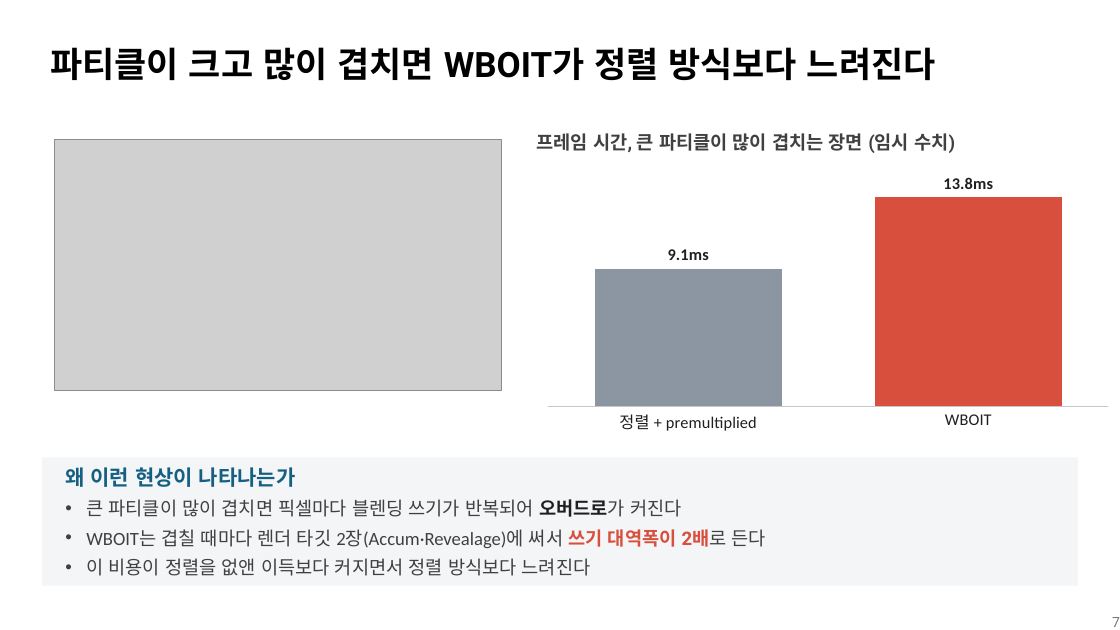
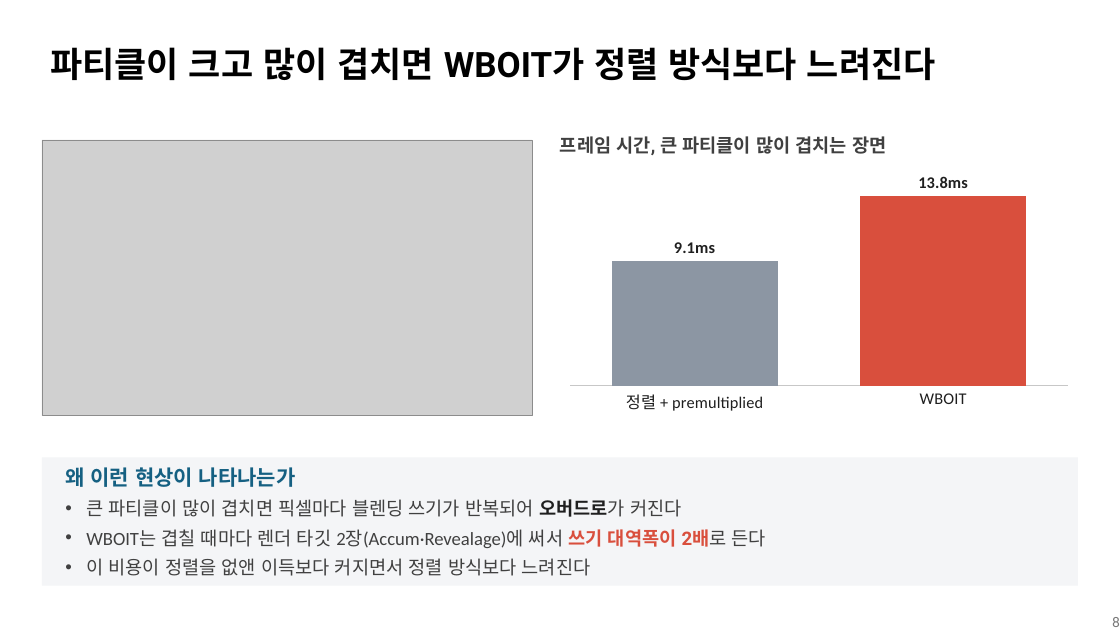
Before and after one commit to nyongnyon/Presentation-contents, a slide deck: slide 8 of 3주차 발표.pptx (slide 7 before the commit). Drawn at 1120x630 pixels with LibreOffice and Linux fonts; fonts in the diff are those of the drawing; grey boxes stand for pictures. Boxes give left, top, right and bottom in pixels: in the first picture for what was removed or moved away, otherwise in the second. Text is boxed around its words. In the diff, an @@ line names an element or a change of style, - is before the commit and + after.

```diff
--- a/3주차 발표.pptx
+++ b/3주차 발표.pptx
@@ picture: place and size @@
-picture at box(55, 139, 502, 391)
+picture at box(42, 140, 532, 416)
@@ text at box(560, 136, 886, 155): text changed @@
-프레임 시간, 큰 파티클이 많이 겹치는 장면 (임시 수치)
+프레임 시간, 큰 파티클이 많이 겹치는 장면
@@ column chart: place and size @@
-column chart at box(537, 159, 1120, 439)
+column chart at box(560, 161, 1079, 418)
@@ page number at box(1112, 617, 1120, 627): text changed @@
-7
+8
```
Also in this commit, not shown: 3 other slides changed, 9 slides added, 4 slides removed.
